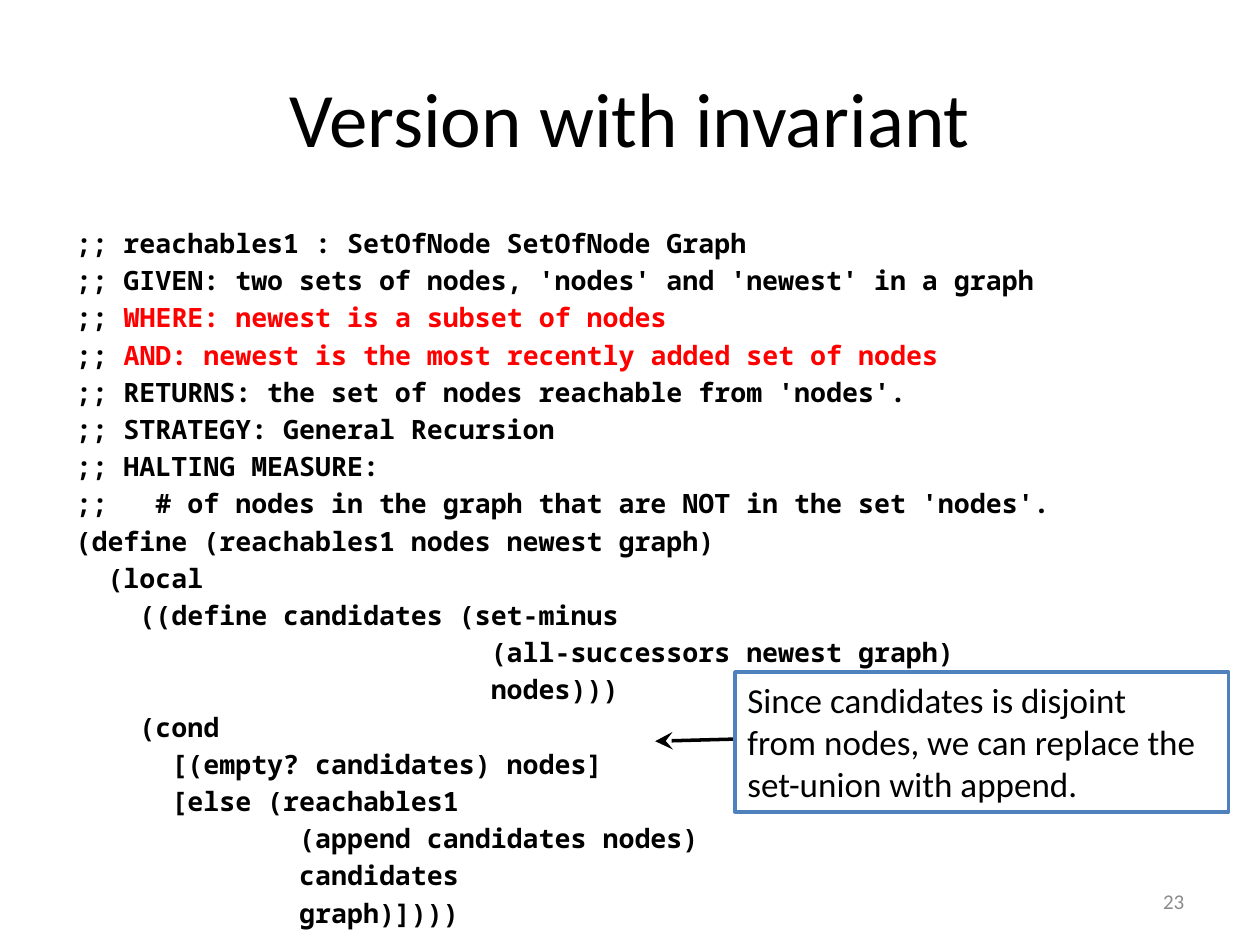
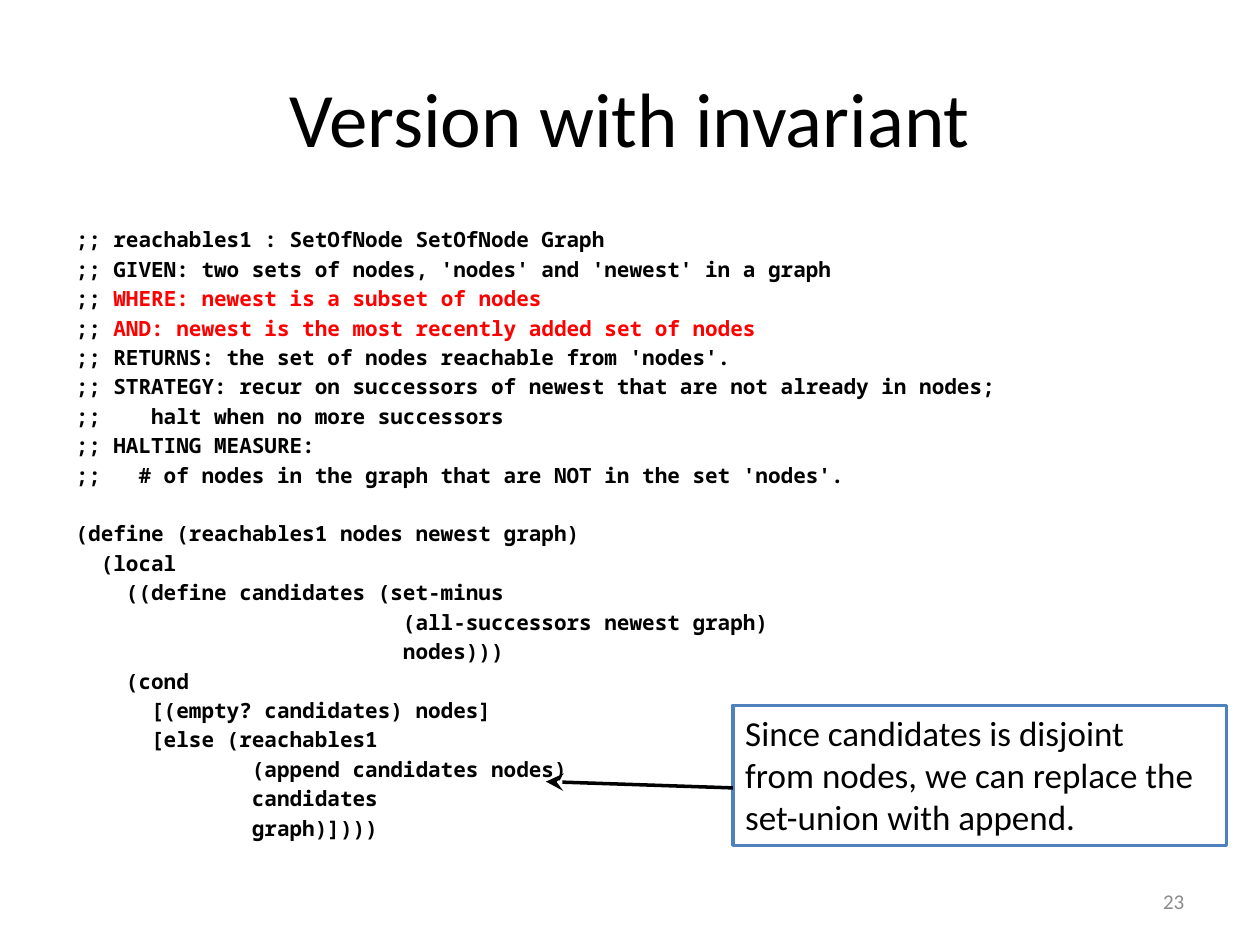
Before and after one commit to mwand/cs5010f16, a slide deck: slide 23 of Slides/Lesson 8.4 Searching in a Graph.pptx. Drawn at 1260x945 pixels with LibreOffice and Linux fonts; fonts in the diff are those of the drawing. Boxes give left, top, right and bottom in pixels: in the first picture for what was removed or moved away, otherwise in the second. Text is boxed around its words. In the diff, an @@ line names an element or a change of style, - is before the commit and + after.

Commit message:
updated slides to match new-style strategies

```diff
--- a/Slides/Lesson 8.4 Searching in a Graph.pptx
+++ b/Slides/Lesson 8.4 Searching in a Graph.pptx
@@ text at box(76, 231, 844, 841): size 15.2 to 12 pt in ";; reachables1 : SetOfNode SetOfNode Graph", ";; GIVEN: two sets of nodes, 'nodes' ...", ";; WHERE: newest is a subset of ...", ";; AND: newest is the most recently ..." and 14 more places @@
@@ text at box(113, 377, 995, 425): text changed; size 15.2 to 12 pt @@
-;; STRATEGY: General Recursion
+;; STRATEGY: recur on successors of newest that are not already in nodes;
+;; halt when no more successors
@@ rectangle "Since candidates is disjoint": place and size @@
-rectangle "Since candidates is disjoint" at box(735, 672, 1228, 811)
+rectangle "Since candidates is disjoint" at box(733, 706, 1227, 845)
@@ freeform shape: place and size @@
-freeform shape at box(655, 740, 733, 742)
+freeform shape at box(546, 781, 732, 788)
```
Also in this commit, not shown: 4 other slides changed, 4 other files.
